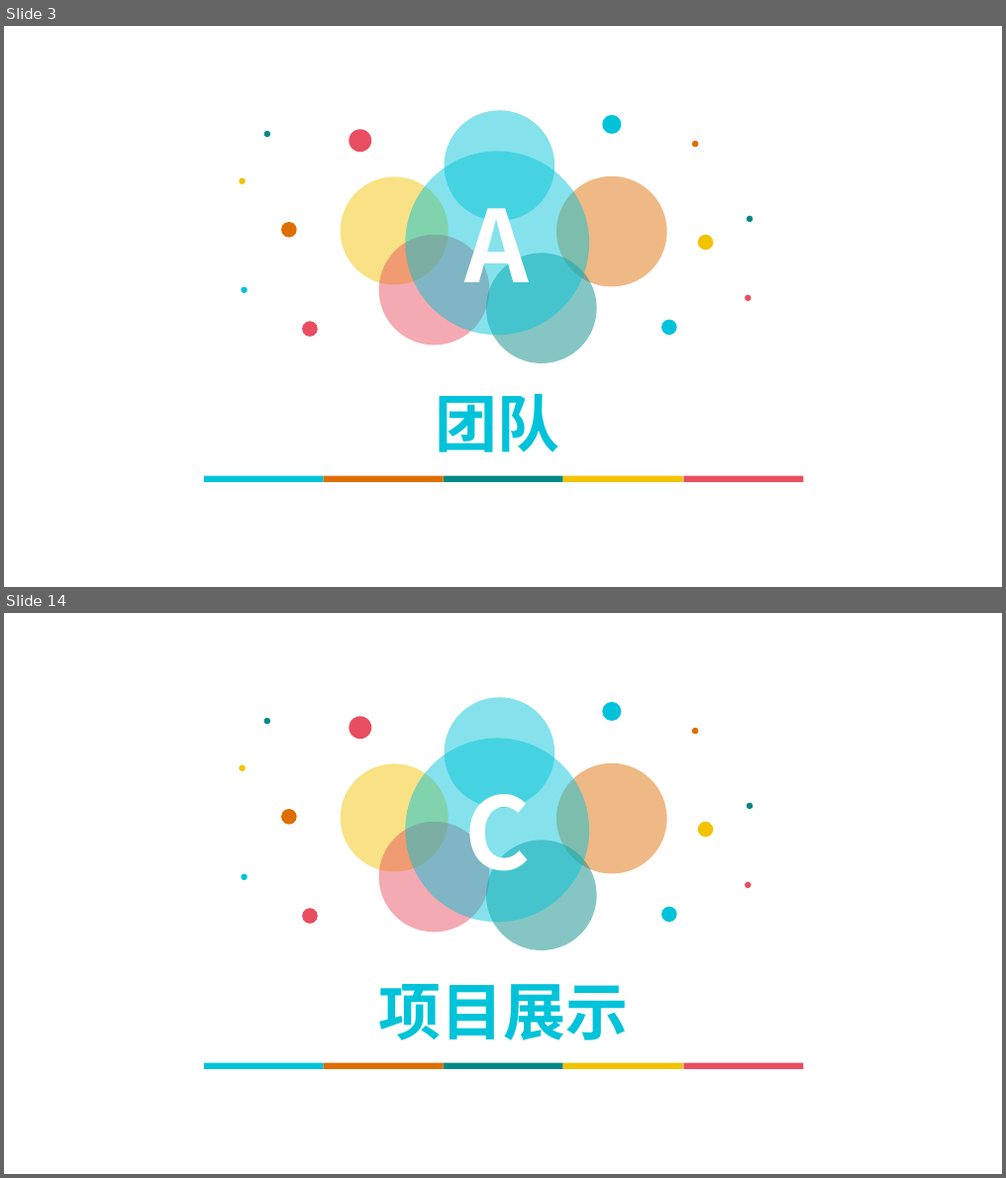
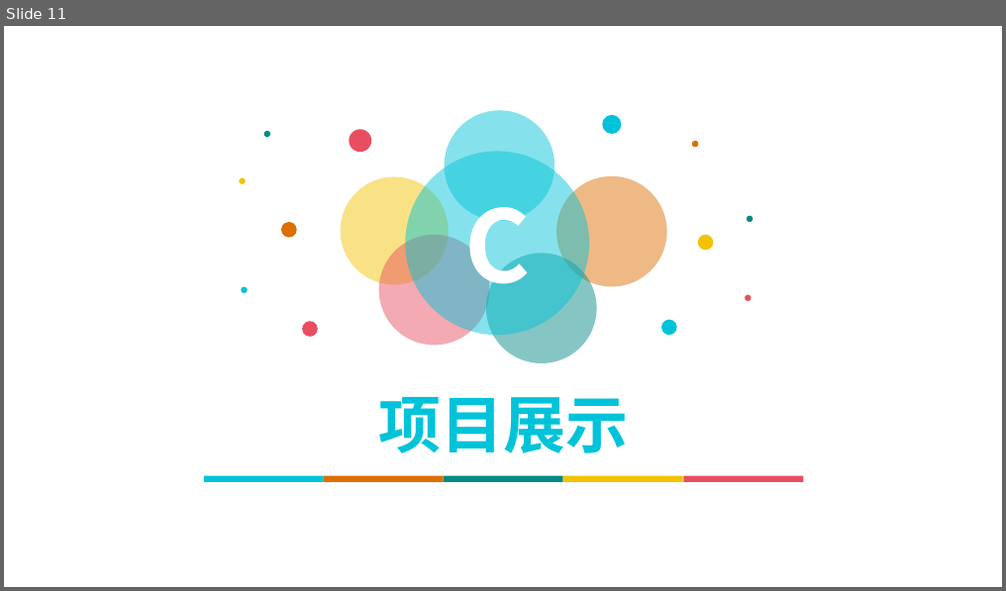
Before and after one commit to liuxiaoqian0724/7plusplus_Project, a slide deck: 2019大三下学期项目展示成果/青蓝家教.pptx. Shown one above the other, each under a label of ours: slides 3 and 14 before the commit, slide 11 after it; the slides between them are not shown. The pictures are 1006x1178 and 1006x591 pixels, drawn with LibreOffice and Linux fonts; fonts in the diff are those of the drawing; background and template pictures are left out. Boxes give left, top, right and bottom in pixels: in the first picture for what was removed or moved away, otherwise in the second. Text is boxed around its words. In the diff, an @@ line names an element or a change of style, - is before the commit and + after.

```diff
--- a/2019大三下学期项目展示成果/青蓝家教.pptx
+++ b/2019大三下学期项目展示成果/青蓝家教.pptx
@@ slide 3 removed at <box>4,26,1002,587</box>, background picture (left out) @@
@@ ellipse removed at <box>445,110,555,221</box> @@
@@ ellipse removed at <box>263,131,269,137</box> @@
@@ ellipse removed at <box>350,129,371,152</box> @@
@@ ellipse removed at <box>602,115,621,134</box> @@
@@ ellipse removed at <box>692,141,698,147</box> @@
@@ ellipse removed at <box>405,151,589,335</box> @@
-A
@@ ellipse removed at <box>239,178,245,184</box> @@
@@ ellipse removed at <box>341,177,448,285</box> @@
@@ ellipse removed at <box>556,176,667,287</box> @@
@@ ellipse removed at <box>281,222,297,238</box> @@
@@ ellipse removed at <box>746,216,752,222</box> @@
@@ ellipse removed at <box>379,235,490,346</box> @@
@@ ellipse removed at <box>486,254,597,365</box> @@
@@ ellipse removed at <box>698,235,714,251</box> @@
@@ ellipse removed at <box>242,287,248,293</box> @@
@@ ellipse removed at <box>302,322,318,338</box> @@
@@ ellipse removed at <box>661,319,677,335</box> @@
@@ ellipse removed at <box>746,294,751,301</box> @@
@@ text removed at <box>435,393,559,453</box> @@
-团队
@@ group removed at <box>204,476,804,482</box>: 5 rectangles @@
@@ what was slide 14 is now slide 11 @@
```
Also in this commit, not shown: 4 slides changed, 6 slides added, 11 other slides removed, 6 other files.
